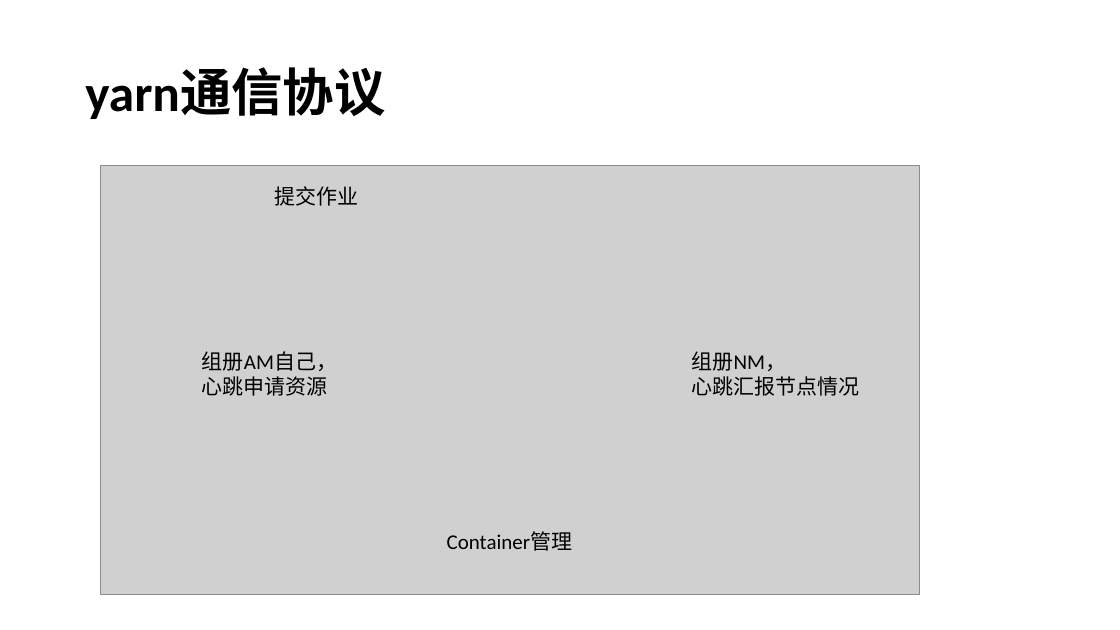
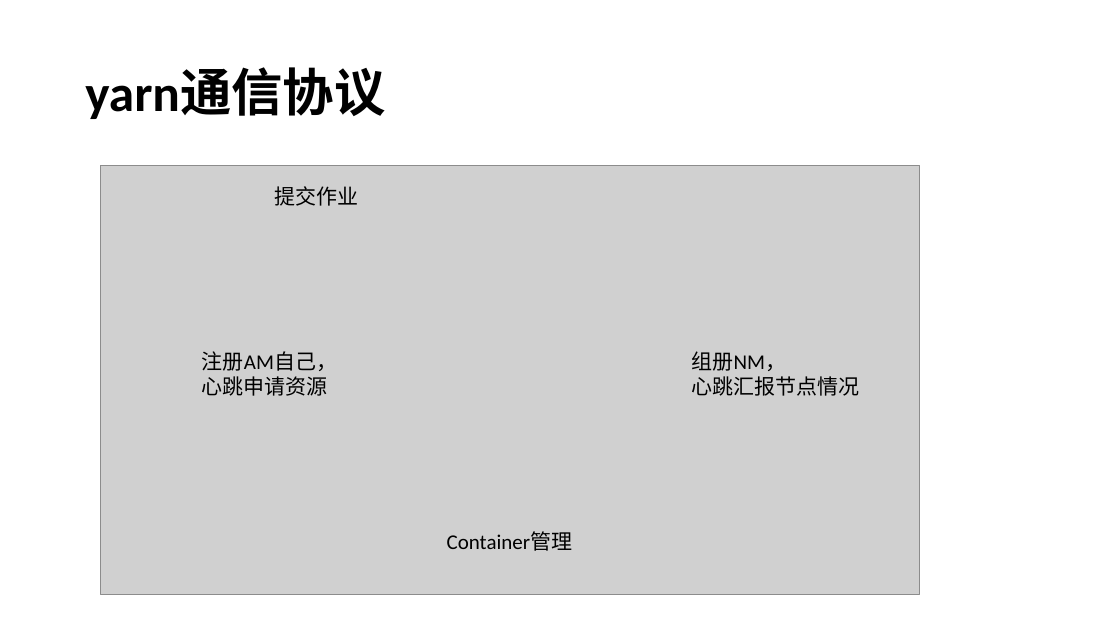
Before and after one commit to loull521/hadoop-yarn-src-read, a slide deck: slide 4 of ppt/Hadoop_2.4.1_YARN_source_code_read.pptx (slide 5 before the commit). Drawn at 1120x630 pixels with LibreOffice and Linux fonts; fonts in the diff are those of the drawing; grey boxes stand for pictures. Boxes give left, top, right and bottom in pixels: in the first picture for what was removed or moved away, otherwise in the second. Text is boxed around its words. In the diff, an @@ line names an element or a change of style, - is before the commit and + after.

```diff
--- a/ppt/Hadoop_2.4.1_YARN_source_code_read.pptx
+++ b/ppt/Hadoop_2.4.1_YARN_source_code_read.pptx
@@ text at [202,351,337,371]: text changed @@
-组册AM自己，
+注册AM自己，
```
Also in this commit, not shown: 16 other slides changed, 4 slides added, 1 slide removed, 5 other files.
